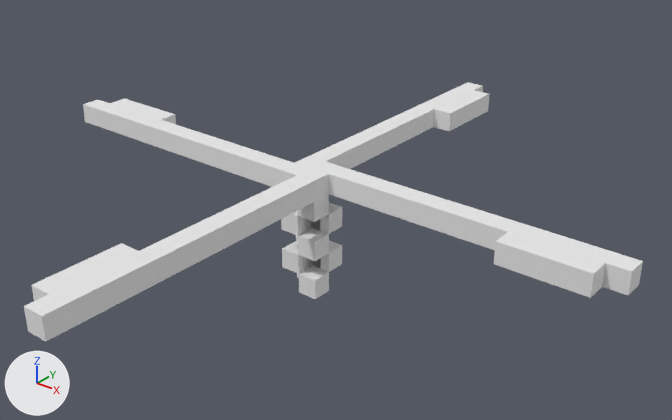
Before and after pictures for a commit that changed the OBJ model Godot/tanks-of-freedom-ii/assets/units/red/heli_rotor.obj.
Before and after are seen from a 50 mm lens placed at (2.49, -2.94, 2.26), pointed at (0.06, 0.1, 0.37). Arrows for +X, +Y and +Z are at lower left; the lights stay in place. Where no turn or scale is listed for an object, it has been applied to the vertices.

Objects in the first picture: 'Untitled'.
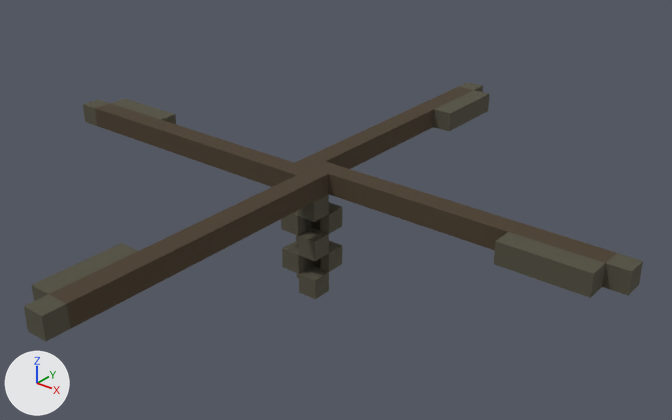
Location of each change, (x1, y1, x2, y2) in pixels of the pictures (672 x 420 px):
'Untitled', surface changed (white to brown)
    both: (24, 82, 643, 341)

Patch to the scene script:
```diff
--- a/Godot/tanks-of-freedom-ii/assets/units/red/heli_rotor.obj.py
+++ b/Godot/tanks-of-freedom-ii/assets/units/red/heli_rotor.obj.py
@@ img_heli_rotor_png @@
+img_heli_rotor_png = load_image('heli_rotor.png', 'heli_rotor.png', 256, 1, 'sRGB')
@@ mat_palette @@
 mat_palette = principled_material('palette')
-mat_palette.base_color = (0.8, 0.8, 0.8)  # white #e7e7e7
+mat_palette.texture = img_heli_rotor_png
 mat_palette.roughness = 1.0
```
